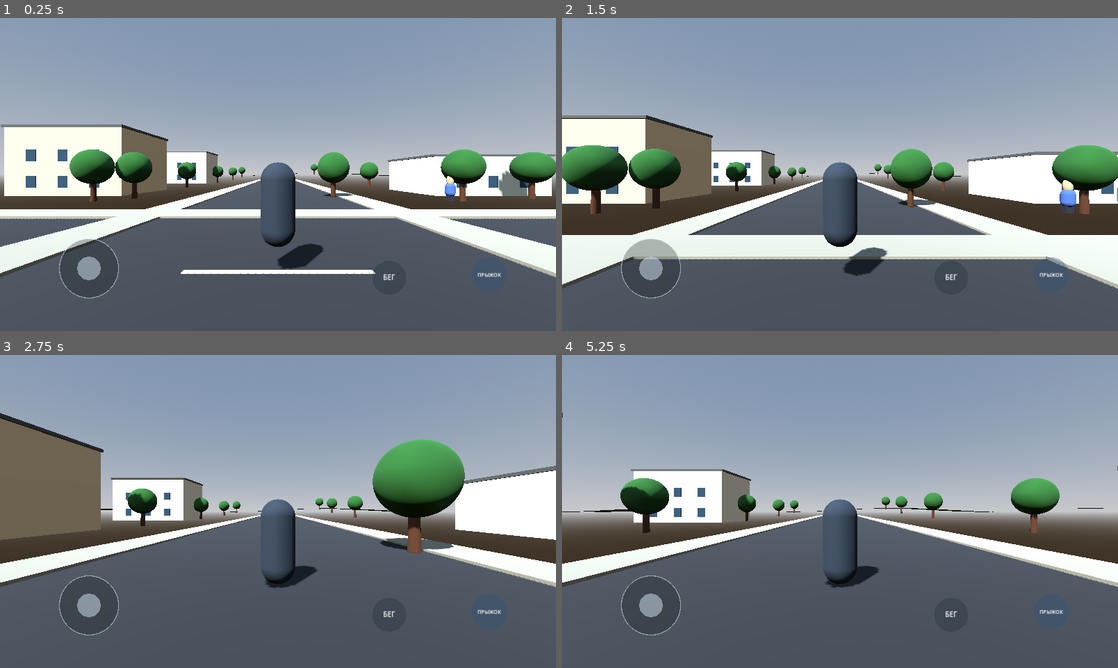
Above: before the commit, frames 1-4 (two rows, left to right).
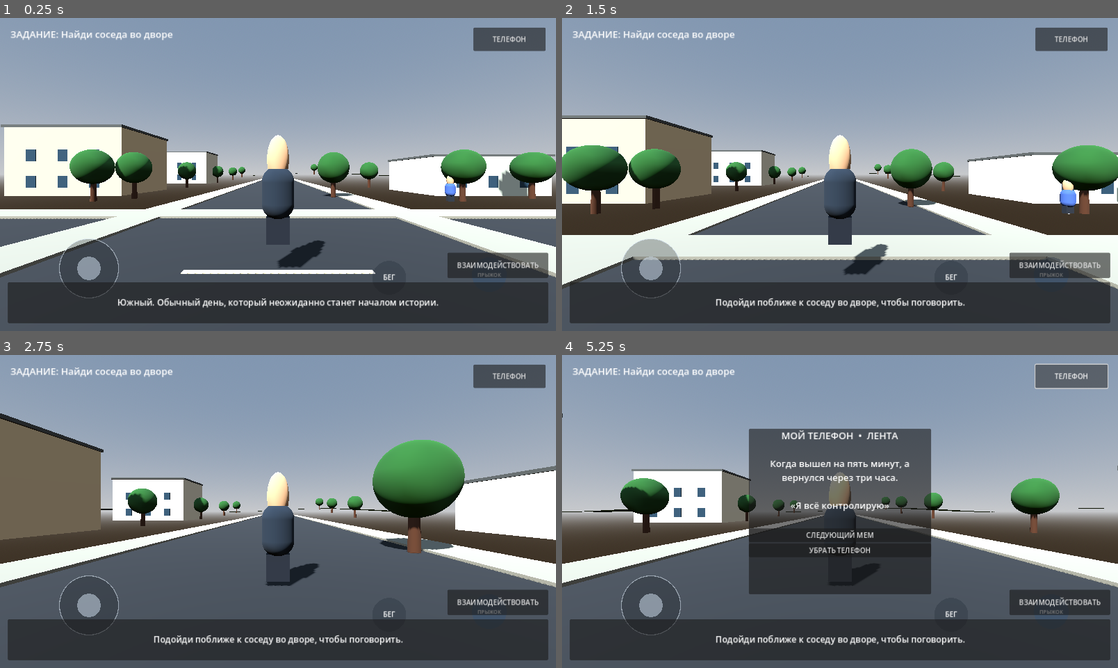
Above: after the commit, the same moments.

Repository: 43l0v3k/Isroriya-krutogo-chuvaka
Game: Godot game, scene res://scenes/main.tscn
Two runs of this game, one before a commit and one after it. Both use one fixed random seed, a clock stepped at 60 frames per second and the inputs below.
Inputs (mouse positions are in pixels of both pictures, inside the frame that each line leads up to):
- Up to frame 1 (0.25 s): no input
- Up to frame 2 (1.5 s): tap Enter at 0.5 s; move the mouse to (867, 174) at 0.52 s; hold W (move_forward) from 0.53 s (still down); tap E at 0.6 s; tap Space (jump) at 0.77 s; tap F at 0.8, 1.35 s; move the mouse to (812, 174) at 1.27 s
- Up to frame 3 (2.75 s): keep holding W (move_forward); tap Space (jump) at 1.52 s; tap E at 1.55 s; move the mouse to (289, 505) at 2.02 s; hold Shift (sprint) from 2.03 s (still down); tap F at 2.3 s
- Up to frame 4 (5.25 s): move the mouse to (834, 517) at 2.77 s; release Shift (sprint) at 2.78 s; tap E at 2.85 s; tap Space (jump) at 3.02, 3.77 s; move the mouse to (878, 514) at 3.52 s; tap F at 3.6 s; tap Escape at 4.15 s; release W (move_forward) at 4.25 s; drag from (673, 464) to (756, 433) at 4.27 s; click (1073, 376) at 5 s, where only the run after the commit has a clickable "ТЕЛЕФОН"

The runs differ from the first frame. In frame 1, 16% of the frame differs, in the area x 1-99%, y 3-98%; in frame 2, 17%; in frame 3, 16%; in frame 4, 32%, in the area x 0-100%, y 2-98%.
Error after the commit: Invalid call. Nonexistent function 'toggle_phone' in base 'CanvasLayer (game_hud.gd)'. (res://scripts/player.gd:37)

Commit message:
Add story progression, character model and phone controls

Diff:
--- a/scripts/player.gd
+++ b/scripts/player.gd
@@ -9,30 +9,50 @@
 var gravity: float = ProjectSettings.get_setting("physics/3d/default_gravity")
 var camera_pivot: Node3D
 var mobile_controls: Control
+var game_hud: CanvasLayer
 var yaw := 0.0
 var pitch := -0.18
 var mobile_move := Vector2.ZERO
 var mobile_sprint := false
 var mobile_jump_requested := false
+var story_stage := 0
+var stop_position := Vector3(39, 0, 12)
+var neighbor_position := Vector3(14, 0, -13)
 
 func _ready() -> void:
     _build_character()
     _build_camera()
     _setup_mobile_controls()
+    _setup_game_hud()
     if OS.has_feature("pc"):
         Input.mouse_mode = Input.MOUSE_MODE_CAPTURED
 
 func _unhandled_input(event: InputEvent) -> void:
-    if event is InputEventKey and event.pressed and event.keycode == KEY_ESCAPE:
-        Input.mouse_mode = Input.MOUSE_MODE_VISIBLE
+    if event is InputEventKey and event.pressed and not event.echo:
+        if event.keycode == KEY_ESCAPE:
+            Input.mouse_mode = Input.MOUSE_MODE_VISIBLE
+        elif event.keycode == KEY_E:
+            _try_interact()
+        elif event.keycode == KEY_F:
+            game_hud.toggle_phone()
     if event is InputEventMouseButton and event.pressed:
         Input.mouse_mode = Input.MOUSE_MODE_CAPTURED
     if event is InputEventMouseMotion and Input.mouse_mode == Input.MOUSE_MODE_CAPTURED:
         _rotate_camera(event.relative.x * mouse_sensitivity, event.relative.y * mouse_sensitivity)
 
+func _process(_delta: float) -> void:
+    if story_stage == 1 and global_position.distance_to(stop_position) < 5.0:
+        story_stage = 2
+        game_hud.set_objective("Вернись во двор и поговори с соседом")
+        game_hud.set_subtitle("Парень на остановке: «А, ты от соседа? Он тебя уже заждался».")
+    elif story_stage == 2 and global_position.distance_to(neighbor_position) < 5.0:
+        story_stage = 3
+        game_hud.set_objective("История первой главы завершена")
+        game_hud.set_subtitle("Сосед: «Ну вот, теперь ты знаешь Южный получше. Дальше — больше!»")
+
 func _rotate_camera(dx: float, dy: float) -> void:
     yaw -= dx
-    pitch = clamp(pitch - dy, -0.85, 0.35)
+    pitch = clampf(pitch - dy, -0.85, 0.35)
     rotation.y = yaw
     camera_pivot.rotation.x = pitch
 
@@ -58,6 +78,29 @@
 
     move_and_slide()
 
+func _setup_game_hud() -> void:
+    game_hud = load("res://scripts/game_hud.gd").new()
+    add_child(game_hud)
+    game_hud.interact_requested.connect(_try_interact)
+    game_hud.set_objective("Найди соседа во дворе")
+    game_hud.set_subtitle("Южный. Обычный день, который неожиданно станет началом истории.")
+
+func _try_interact() -> void:
+    if story_stage == 0:
+        for npc in get_tree().get_nodes_in_group("story_npc"):
+            if npc.name == "Сосед" and global_position.distance_to(npc.global_position) < 5.0:
+                story_stage = 1
+                game_hud.set_objective("Дойди до остановки")
+                game_hud.set_subtitle("Сосед: «Слушай, выручи — сходи к остановке, там тебя кое-кто ждёт».")
+                return
+        game_hud.set_subtitle("Подойди поближе к соседу во дворе, чтобы поговорить.")
+    elif story_stage == 1:
+        game_hud.set_subtitle("Сосед ждёт, пока ты дойдёшь до остановки.")
+    elif story_stage == 2:
+        game_hud.set_subtitle("Возвращайся во двор к соседу.")
+    else:
+        game_hud.set_subtitle("Первая глава закончена. Исследуй Южный и листай мемы в телефоне.")
+
 func _setup_mobile_controls() -> void:
     var layer := CanvasLayer.new()
     layer.name = "MobileControlsLayer"
@@ -75,22 +118,41 @@
     var collision := CollisionShape3D.new()
     var capsule := CapsuleShape3D.new()
     capsule.radius = 0.36
-    capsule.height = 1.75
+    capsule.height = 1.8
     collision.shape = capsule
-    collision.position.y = 0.88
+    collision.position.y = 0.9
     add_child(collision)
 
-    var body_mesh := MeshInstance3D.new()
-    var mesh := CapsuleMesh.new()
-    mesh.radius = 0.36
-    mesh.height = 1.75
-    body_mesh.mesh = mesh
-    body_mesh.position.y = 0.88
-    var material := StandardMaterial3D.new()
-    material.albedo_color = Color(0.12, 0.16, 0.2)
-    material.roughness = 0.85
-    body_mesh.material_override = material
-    add_child(body_mesh)
+    var torso := MeshInstance3D.new()
+    var torso_mesh := CapsuleMesh.new()
+    torso_mesh.radius = 0.34
+    torso_mesh.height = 1.12
+    torso.mesh = torso_mesh
+    torso.position.y = 1.12
+    var shirt := StandardMaterial3D.new()
+    shirt.albedo_color = Color(0.12, 0.16, 0.2)
+    torso.material_override = shirt
+    add_child(torso)
+
+    var head := MeshInstance3D.new()
+    var head_mesh := SphereMesh.new()
+    head_mesh.radius = 0.23
+    head.mesh = head_mesh
+    head.position.y = 1.82
+    var skin := StandardMaterial3D.new()
+    skin.albedo_color = Color(0.72, 0.57, 0.43)
+    head.material_override = skin
+    add_child(head)
+
+    var legs := MeshInstance3D.new()
+    var legs_mesh := BoxMesh.new()
+    legs_mesh.size = Vector3(0.48, 0.55, 0.3)
+    legs.mesh = legs_mesh
+    legs.position.y = 0.35
+    var pants := StandardMaterial3D.new()
+    pants.albedo_color = Color(0.10, 0.12, 0.15)
+    legs.material_override = pants
+    add_child(legs)
 
 func _build_camera() -> void:
     camera_pivot = Node3D.new()
